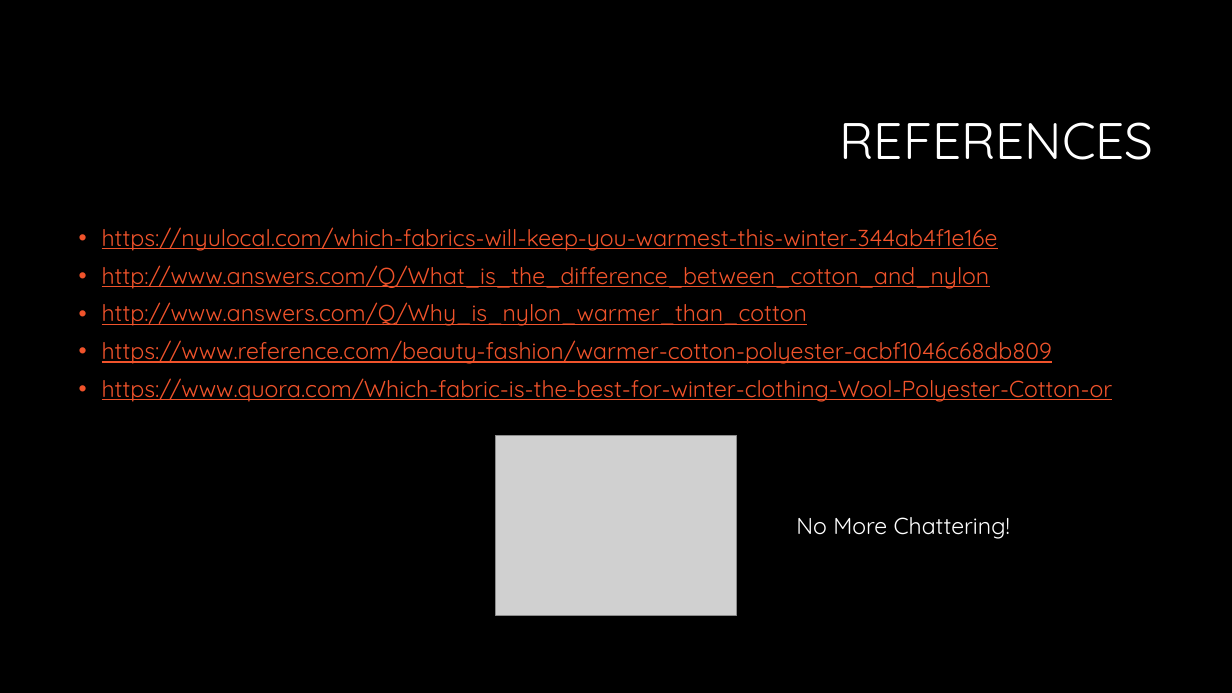
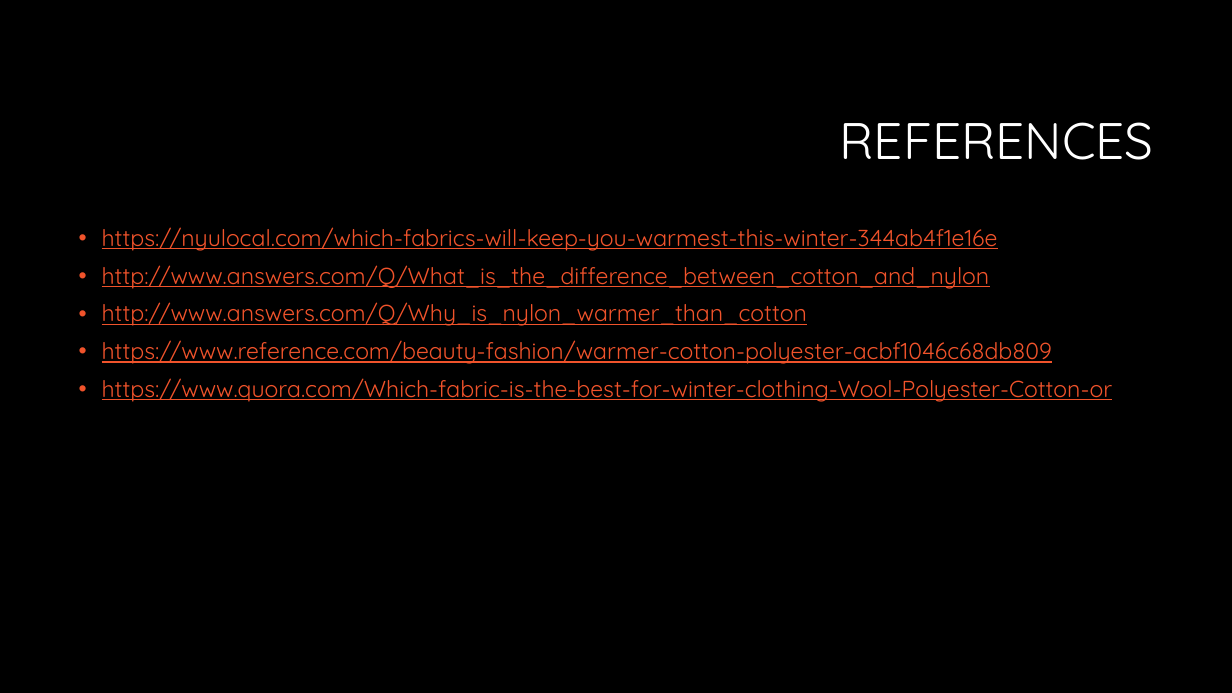
Before and after one commit to lingjiati/lingjiati.github.io, a slide deck: slide 9 of base/science.pptx. Drawn at 1232x693 pixels with LibreOffice and Linux fonts; fonts in the diff are those of the drawing; grey boxes stand for pictures; background and template pictures are left out. Boxes give left, top, right and bottom in pixels: in the first picture for what was removed or moved away, otherwise in the second. Text is boxed around its words. In the diff, an @@ line names an element or a change of style, - is before the commit and + after.

```diff
--- a/base/science.pptx
+++ b/base/science.pptx
@@ picture removed at [495, 435, 736, 616] @@
@@ text removed at [796, 517, 1010, 539] @@
-No More Chattering!
```
Also in this commit, not shown: 4 other slides changed.
